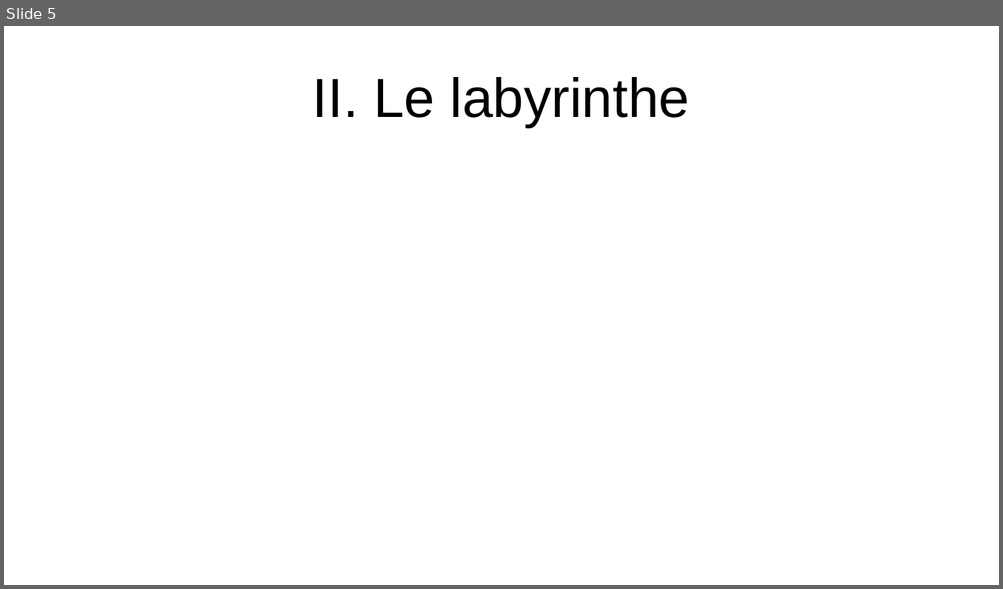
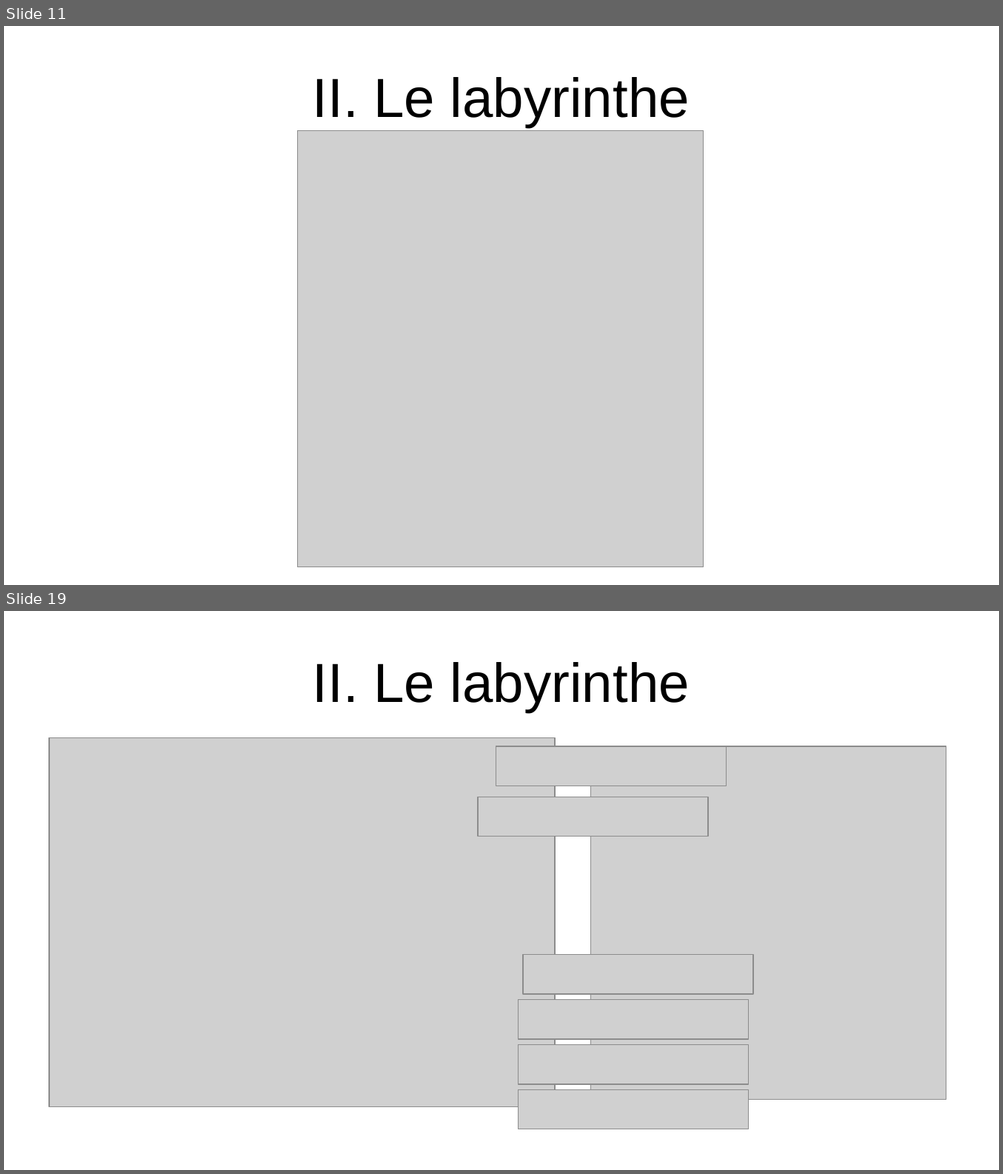
Before and after one commit to WIDEROZ/ESISAR-3A, a slide deck: Mathématiques/Oral/TP2_123.odp. Shown one above the other, each under a label of ours: slide 5 before the commit, slides 11 and 19 after it; the slides between them are not shown. The pictures are 1003x589 and 1003x1174 pixels, drawn with LibreOffice and Linux fonts; fonts in the diff are those of the drawing; grey boxes stand for pictures. Boxes give left, top, right and bottom in pixels: in the first picture for what was removed or moved away, otherwise in the second. Text is boxed around its words. In the diff, an @@ line names an element or a change of style, - is before the commit and + after.

```diff
--- a/Mathématiques/Oral/TP2_123.odp
+++ b/Mathématiques/Oral/TP2_123.odp
@@ slide 19 added at box(4, 611, 999, 1170), background #FFFFFF @@
@@ title added at box(313, 662, 689, 712), 44 pt, text #000000 @@
+II. Le labyrinthe
@@ picture added at box(49, 738, 555, 1108) @@
@@ picture added at box(496, 746, 726, 786) @@
@@ picture added at box(591, 746, 946, 1100) @@
@@ picture added at box(478, 797, 708, 837) @@
@@ picture added at box(523, 955, 753, 994) @@
@@ picture added at box(518, 1000, 748, 1039) @@
@@ picture added at box(518, 1045, 748, 1085) @@
@@ picture added at box(518, 1091, 748, 1130) @@
@@ what was slide 5 is now slide 11 @@
@@ slide 11 changed as well @@
@@ picture added at box(297, 130, 703, 568) @@
```
Also in this commit, not shown: 13 other slides added, 1 other file.
